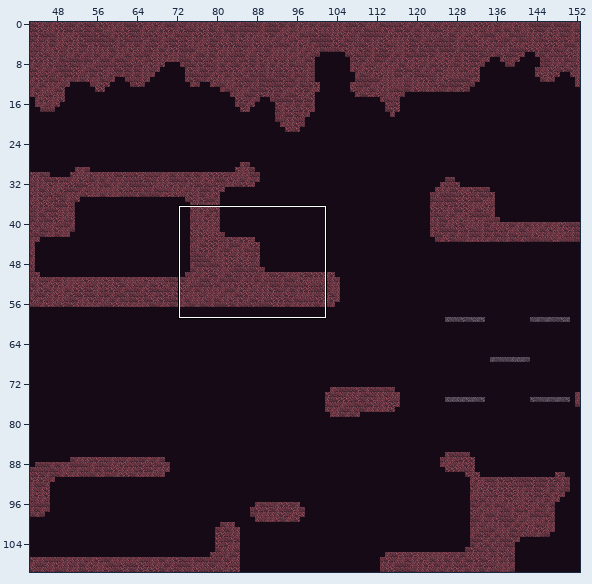
Tiled map -- android/assets/maps/level1.tmx. Above: a wide view before the commit, with the close-up outlined.
Close-up. First the earlier version:
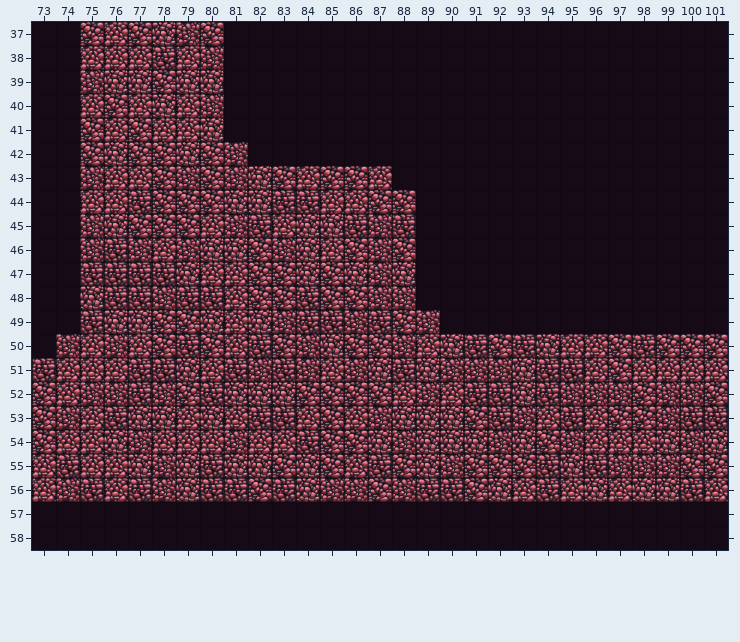
Cells are 64x64 px. Shown: x 73..101, y 37..58. The commit also changed other parts of the map, which this record leaves out.
And afterwards:
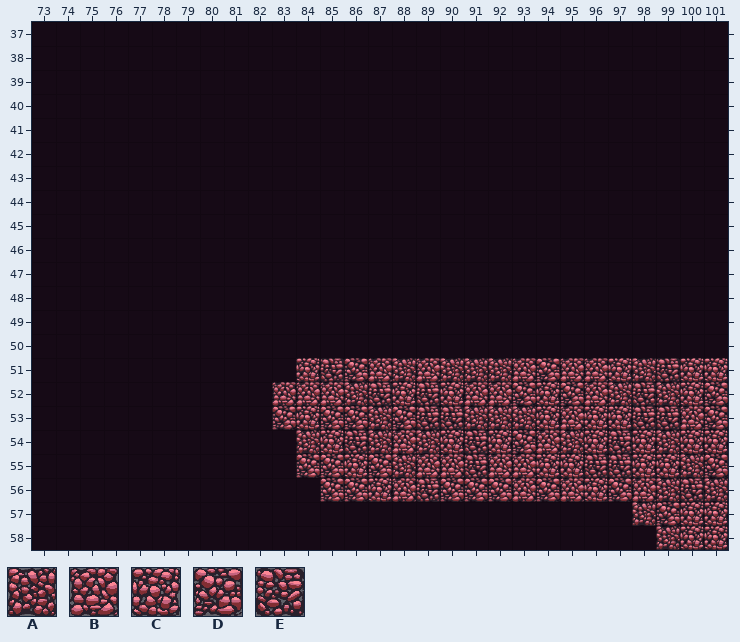
Key: from "tileMapGutter": A 5, B 6, C 7, D 8, E 9.
_ is an empty cell.
Tiles replaced or removed in this view: A, B, C, D, E.
Edits made:
Changed rows in their new state; . is an unchanged cell.
Layer "terrain":
first column x 73:
37 ..______.....................
38 ..______.....................
39 ..______.....................
40 ..______.....................
41 ..______.....................
42 .._______....................
43 .._____________..............
44 ..______________.............
45 ..______________.............
46 ..______________.............
47 ..______________.............
48 ..______________.............
49 .._______________............
50 .____________________________
51 ___________CEDBAB...BDB.CAECC
52 __________BBBAECECBBDCDB.E.C.
53 __________DC.D.DEEAA.CBCCEEBD
54 ___________ACEABA.ECDB.CECAC.
55 ___________D.CDABBEBBC..ECCA.
56 ____________DDCB.D.D.D..DBA.A
57 .........................ADCC
58 ..........................ACC
Pixel boxes of the changes (left, top, right, bottom) in both close-ups:
changed: (32, 22, 728, 550)
